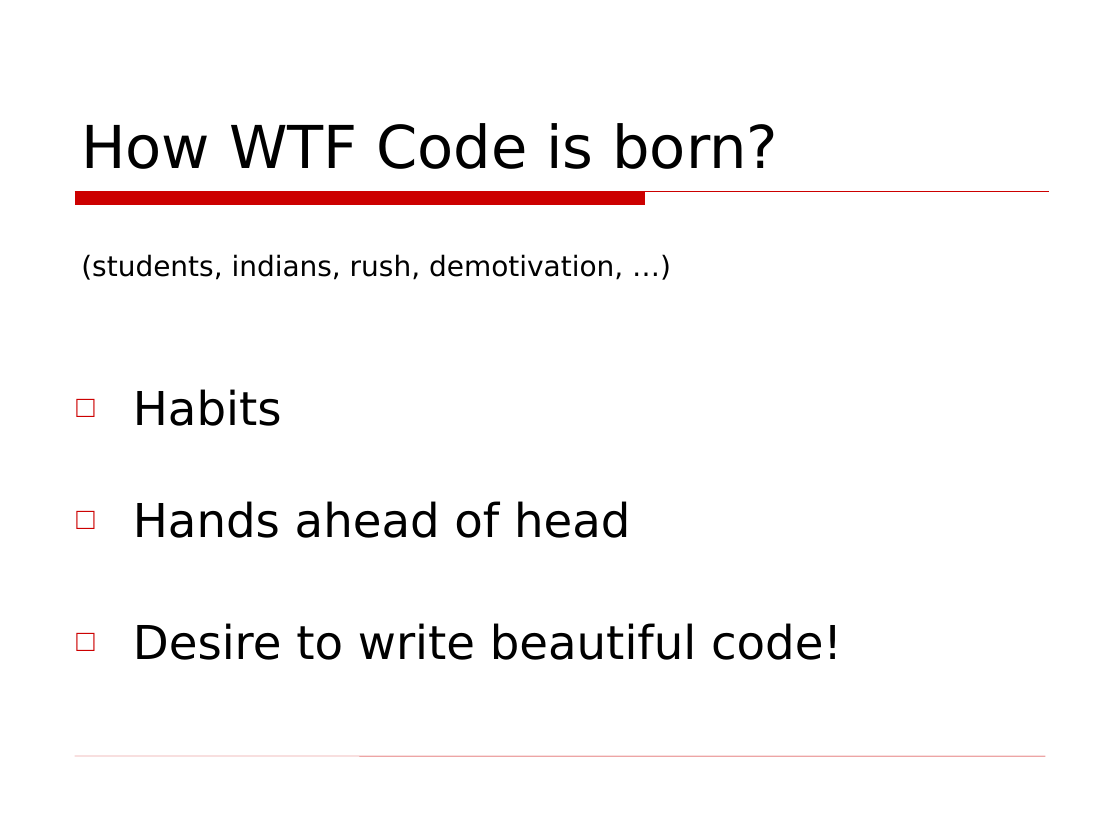
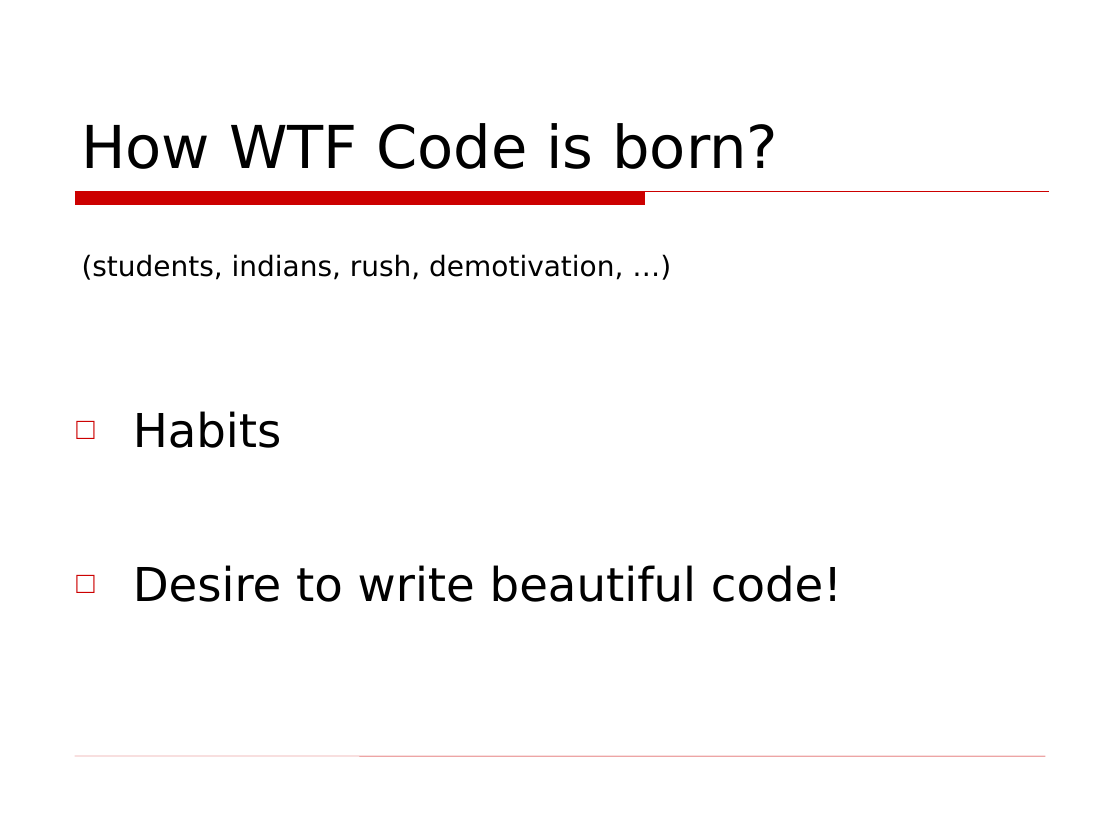
Before and after one commit to asolntsev/presentations, a slide deck: slide 24 of wtf-code/WTF_code.topconf.en.ppt. Drawn at 1120x840 pixels with LibreOffice and Linux fonts; fonts in the diff are those of the drawing; background and template pictures are left out. Boxes give left, top, right and bottom in pixels: in the first picture for what was removed or moved away, otherwise in the second. Text is boxed around its words. In the diff, an @@ line names an element or a change of style, - is before the commit and + after.

```diff
--- a/wtf-code/WTF_code.topconf.en.ppt
+++ b/wtf-code/WTF_code.topconf.en.ppt
@@ text "Habits": place and size @@
-text "Habits" at (133, 389, 282, 426)
+text "Habits" at (133, 411, 282, 448)
@@ text "Habits" at (133, 411, 282, 448): indent changed @@
@@ text removed at (133, 501, 630, 538) @@
-□ Hands ahead of head
@@ text "Desire to write beautiful code!" at (133, 565, 842, 602): indent changed @@
@@ text "Desire to write beautiful code!": place and size @@
-text "Desire to write beautiful code!" at (133, 623, 842, 660)
+text "Desire to write beautiful code!" at (133, 565, 842, 602)
```
Also in this commit, not shown: 10 other slides changed.
